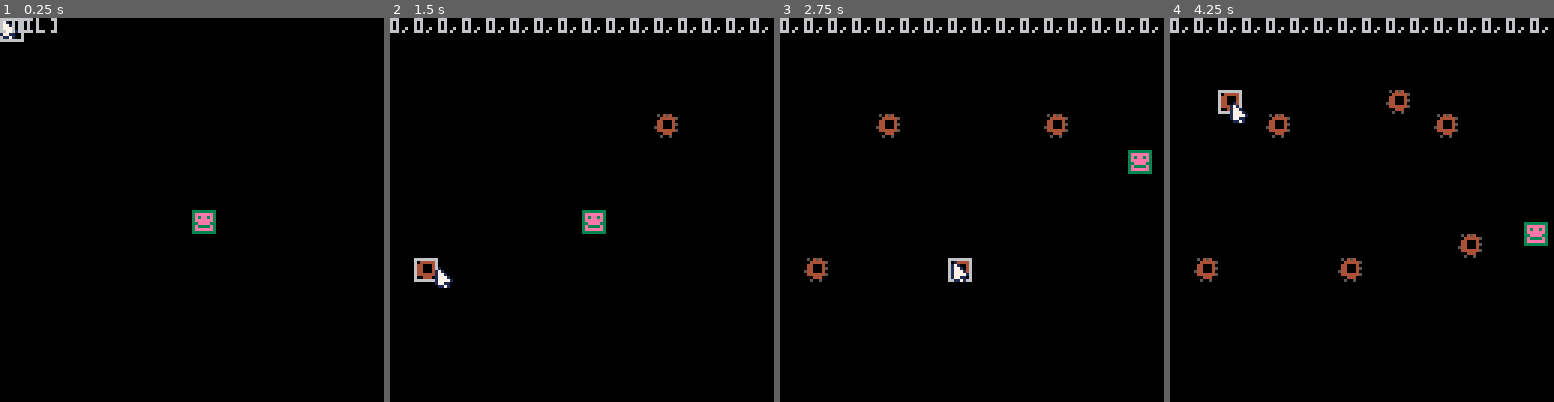
Above: before the commit, frames 1-4 (left to right).
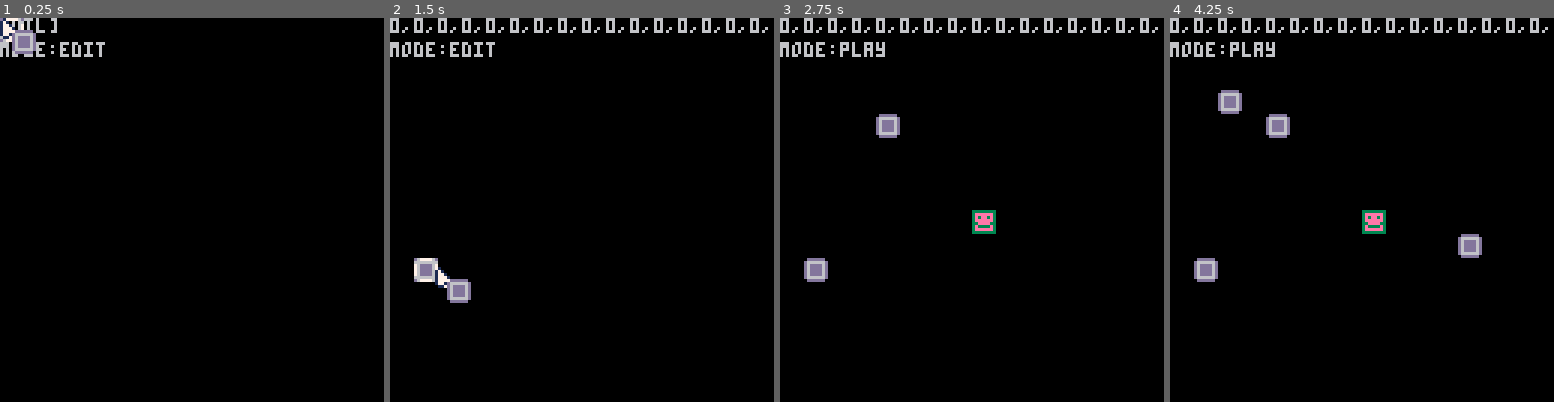
Above: after the commit, the same moments.

Repository: Yolwoocle/pico8_level_editor
Game: PICO-8 cartridge leveleditor.p8
Same seed, same stepped clock (60 frames per second), same inputs: the game is played once before the commit and once after it.
Inputs (mouse positions are in pixels of both pictures, inside the frame that each line leads up to):
- Up to frame 1 (0.25 s): no input
- Up to frame 2 (1.5 s): tap X (X key) at 0.33, 1.07 s; click (670, 121) at 0.67 s; tap O (Z key) at 0.7 s; click (436, 267) at 1.22 s
- Up to frame 3 (2.75 s): hold Right 1.6-2.1 s; hold P2 Left 1.6-2.1 s; tap O (Z key) at 1.7, 2.1, 2.5 s; click (887, 114) at 1.77 s; tap X (X key) at 1.85 s; hold Up 2.15-2.42 s; hold P2 Down 2.15-2.42 s; click (952, 259) at 2.32 s; hold Right from 2.47 s (still down); hold P2 Left from 2.47 s (still down)
- Up to frame 4 (4.25 s): click (1404, 106) at 2.87 s; tap O (Z key) every 0.4 s from 2.9 to 4.1 s; tap X (X key) at 2.97, 4.08 s; release Right at 3.03 s; release P2 Left at 3.03 s; hold Left 3.08-3.58 s; hold P2 Right 3.08-3.58 s; click (1465, 256) at 3.42 s; hold Down 3.63-3.97 s; hold P2 Up 3.63-3.97 s; click (1231, 102) at 3.97 s; hold Right from 4.02 s (still down); hold P2 Left from 4.02 s (still down)

The runs differ from the first frame. In frame 1, 1.3% of the frame differs, in the area x 0-57%, y 0-57%; in frame 2, 1.8%; in frame 3, 2.6%; in frame 4, 3.5%, in the area x 0-99%, y 6-69%.

Commit message:
Mode switching

Diff:
--- a/leveleditor.p8
+++ b/leveleditor.p8
@@ -6,94 +6,135 @@
 
 function _init()
 	mode = "edit"
- init_player()
-	cu_x,cu_y=0,0
-
+	init_cursor()
+	init_player()
 end
 
 function _update60()
- update_mouse()
- update_player()
- placeitem()
 	if mode == "edit" then
-	elseif mode == "game" then
-	end
+		update_cursor()
+		editmap()
+		if(btnp(❎))mode="play"
+
+	elseif mode == "play" then
+		update_player()
+		if(btnp(❎))mode="edit"
+
+	end
+
 	-- world to string
 	if btn(🅾️) then
 	a=""
-	 for y =0,16 do
-	 	for x = 0,16 do
-	 		a=a..tostr(mget(x,y))..","
+		for y =0,16 do
+			for x = 0,16 do
+				a=a..tostr(mget(x,y))..","
 			end
-  end
+		end
 	end
 end
 
 function _draw()
-
- cls()
+	cls()
 	map()
-	draw_mouse()
-	spr(64,p.x,p.y)
 	print(a,0,0)
-end
-
--->8
-function update_mouse()
- poke(0x5f2d, 1)
- mouse_x=stat(32)
- mouse_y=stat(33)
- mouse_btn=stat(34)
- grid_x = mouse_x\8*8
- grid_y = mouse_y\8*8
- roll = stat(36)
- mousemap_x = mouse_x/8
- mousemap_y = mouse_y/8
-end
-
-function draw_mouse()
-	spr(3,grid_x,grid_y)
-	spr(2,mouse_x,mouse_y)
-end
--->8
+	print("mode:"..mode,0,8)
+
+	if mode == "edit" then
+		draw_cursor()
+
+	elseif mode == "play" then
+		spr(64,p.x,p.y)
+
+	end
+end
+
+function abtn(b)
+	return btn(b) or btn(b,1)
+end
+-->8
+--mouse and cursor
+function init_cursor()
+	cui = 0
+	cusel = 1
+end
+
+function update_cursor()
+	poke(0x5f2d, 1)
+	mx=stat(32)
+	my=stat(33)
+	lmb=stat(34)&1>0
+	rmb=stat(34)&2>0
+	mmb=stat(34)&4>0
+	mscrl = stat(36)
+
+	cux = mx\8
+	cuy = my\8
+
+	grid_x = mx\8*8
+	grid_y = my\8*8
+end
+
+function draw_cursor()
+	spr(16,grid_x,grid_y)
+	spr(17,mx,my)
+
+	spr(cusel,mx+4,my+4)
+end
+-->8
+--level editing & processing
+
 block_list={1,16,17}
 
-function placeitem()
-
- --roll in item list
-	if roll !=0 then
-	 nb_blockselected=(nb_blockselected+roll)%#block_list
-	 blockselected_in_liste()
-	end
-
-	-- blocktoplace
-	if mouse_btn==2 then
-	 -- erased
-	 blocktoplace = 0
-
-	elseif mouse_btn==1 then
-	 -- block selected
-	 blocktoplace = blockselected
-
-	elseif mouse_btn==4 then
-	 -- short cut
-		block = mget(mousemap_x,mousemap_y)
+function parse_level()
+	objects = {}
+	for y=0,15 do
+		for x=0,15 do
+			local m=mget(x,y)
+			if(m==2) add(objects,make_ball())
+
+		end
+	end
+end
+
+function editmap()
+	--roll in item list
+	if mscrl !=0 then
+		cui += mscrl
+		if(cui>#block_list) cui=1
+		if(cui<=0) cui=#block_list
+		cusel = block_list[cui]
+	end
+
+	local blocktoplace
+	if lmb then
+		-- block selected
+		blocktoplace = cusel
+
+	elseif rmb then
+		-- erasing
+		blocktoplace = 0
+
+	elseif mmb then
+		-- short cut
+		--todo: remove
+		block = mget(cux,cuy)
 
 		for i=1,#block_list do
-		 if block == block_list[i] then
-		 	nb_blockselected = i-1
-		 	blockselected_in_liste()
-		 end
+			if block == block_list[i] then
+				nb_blockselected = i-1
+				blockselected_in_liste()
+			end
 		end
 	end
+
 	--block placement
- if mouse_btn != 0 and mouse_btn != 4 then
- 	mset(mousemap_x,mousemap_y,blocktoplace)
- end
+	if blocktoplace then
+		mset(cux,cuy,blocktoplace)
+	end
 end
 
 function blockselected_in_liste()
- blockselected = block_list[nb_blockselected+1]
+	blockselected = block_list[nb_blockselected+1]
 end
 
 -->8
@@ -117,10 +158,10 @@
 
 function update_player()
 	spd=p.spd
-	if (btn(⬅️)) p.dx-=spd
-	if (btn(➡️)) p.dx+=spd
-	if (btn(⬆️)) p.dy-=spd
-	if (btn(⬇️)) p.dy+=spd
+	if (abtn(⬅️)) p.dx-=spd
+	if (abtn(➡️)) p.dx+=spd
+	if (abtn(⬆️)) p.dy-=spd
+	if (abtn(⬇️)) p.dy+=spd
 
 	p.dx *= p.fric
 	p.dy *= p.fric
@@ -175,23 +216,33 @@
 	end
 end
 
+-->8
+-- objects
+function make_ball(x,y)
+	return {
+		x=x, y=y,
+		dx=0,dy=0,
+
+		spr=2,
+	}
+end
 __gfx__
-00000000050454000100000066666666000000000000000000000000000000000000000000000000000000000000000000000000000000000000000000000000
-00000000004444451710000060000006000000000000000000000000000000000000000000000000000000000000000000000000000000000000000000000000
-00700700044000401771000060000006000000000000000000000000000000000000000000000000000000000000000000000000000000000000000000000000
-00077000044000451777100060000006000000000000000000000000000000000000000000000000000000000000000000000000000000000000000000000000
-00077000544000401777710060000006000000000000000000000000000000000000000000000000000000000000000000000000000000000000000000000000
-00700700044444451771100060000006000000000000000000000000000000000000000000000000000000000000000000000000000000000000000000000000
-00000000000444000117100060000006000000000000000000000000000000000000000000000000000000000000000000000000000000000000000000000000
-00000000005005000000000066666666000000000000000000000000000000000000000000000000000000000000000000000000000000000000000000000000
-d670076d0dddddd00000000000000000000000000000000000000000000000000000000000000000000000000000000000000000000000000000000000000000
-60000006d666666d0000000000000000000000000000000000000000000000000000000000000000000000000000000000000000000000000000000000000000
-70000007d6dddd6d0000000000000000000000000000000000000000000000000000000000000000000000000000000000000000000000000000000000000000
-00000000d6dddd6d0000000000000000000000000000000000000000000000000000000000000000000000000000000000000000000000000000000000000000
-00000000d6dddd6d0000000000000000000000000000000000000000000000000000000000000000000000000000000000000000000000000000000000000000
-70000007d6dddd6d0000000000000000000000000000000000000000000000000000000000000000000000000000000000000000000000000000000000000000
-60000006d666666d0000000000000000000000000000000000000000000000000000000000000000000000000000000000000000000000000000000000000000
-d670076d0dddddd00000000000000000000000000000000000000000000000000000000000000000000000000000000000000000000000000000000000000000
+000000000dddddd00000000000000000000000000000000000000000000000000000000000000000000000000000000000000000000000000000000000000000
+00000000d666666d00bbb30000000000000000000000000000000000000000000000000000000000000000000000000000000000000000000000000000000000
+00700700d6dddd6d0b3b3bb000000000000000000000000000000000000000000000000000000000000000000000000000000000000000000000000000000000
+00077000d6dddd6d03b3b77000000000000000000000000000000000000000000000000000000000000000000000000000000000000000000000000000000000
+00077000d6dddd6d7bb3766700000000000000000000000000000000000000000000000000000000000000000000000000000000000000000000000000000000
+00700700d6dddd6d6777611600000000000000000000000000000000000000000000000000000000000000000000000000000000000000000000000000000000
+00000000d666666d066611f000000000000000000000000000000000000000000000000000000000000000000000000000000000000000000000000000000000
+000000000dddddd000ffff0000000000000000000000000000000000000000000000000000000000000000000000000000000000000000000000000000000000
+d677776d010000000000000000000000000000000000000000000000000000000000000000000000000000000000000000000000000000000000000000000000
+60000006171000000000000000000000000000000000000000000000000000000000000000000000000000000000000000000000000000000000000000000000
+70000007177100000000000000000000000000000000000000000000000000000000000000000000000000000000000000000000000000000000000000000000
+70000007177710000000000000000000000000000000000000000000000000000000000000000000000000000000000000000000000000000000000000000000
+70000007177771000000000000000000000000000000000000000000000000000000000000000000000000000000000000000000000000000000000000000000
+70000007177110000000000000000000000000000000000000000000000000000000000000000000000000000000000000000000000000000000000000000000
+60000006011710000000000000000000000000000000000000000000000000000000000000000000000000000000000000000000000000000000000000000000
+d677776d000000000000000000000000000000000000000000000000000000000000000000000000000000000000000000000000000000000000000000000000
 00000000000000000000000000000000000000000000000000000000000000000000000000000000000000000000000000000000000000000000000000000000
 00000000000000000000000000000000000000000000000000000000000000000000000000000000000000000000000000000000000000000000000000000000
 00000000000000000000000000000000000000000000000000000000000000000000000000000000000000000000000000000000000000000000000000000000
